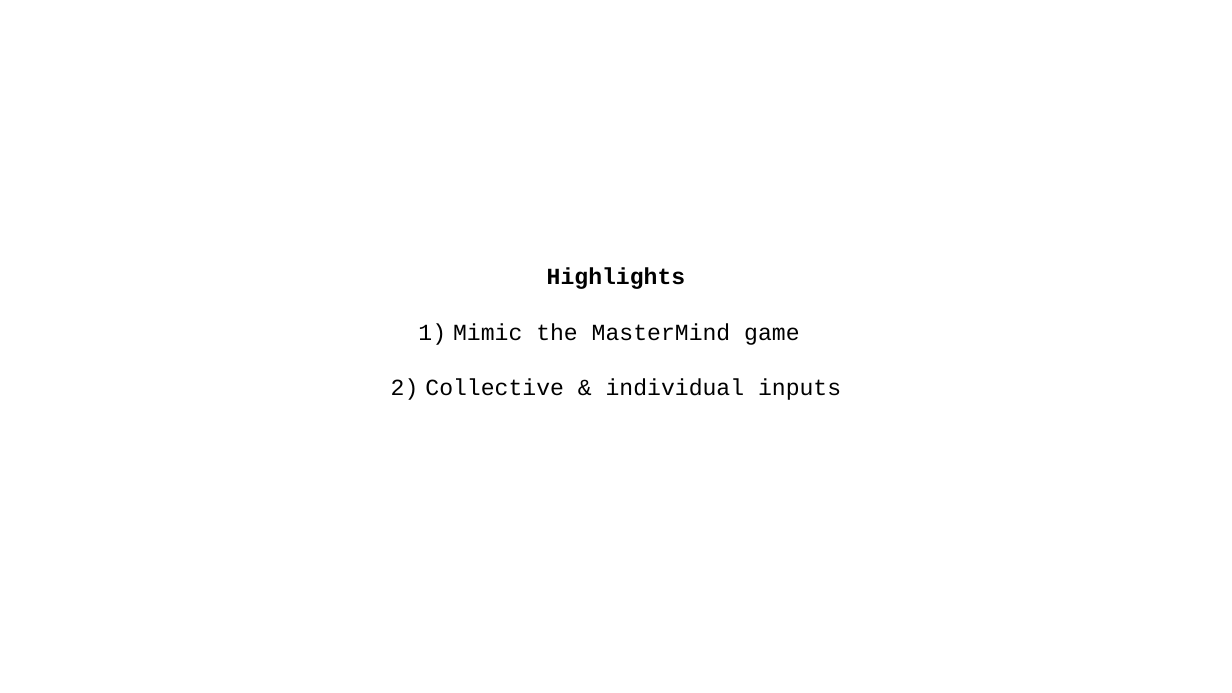
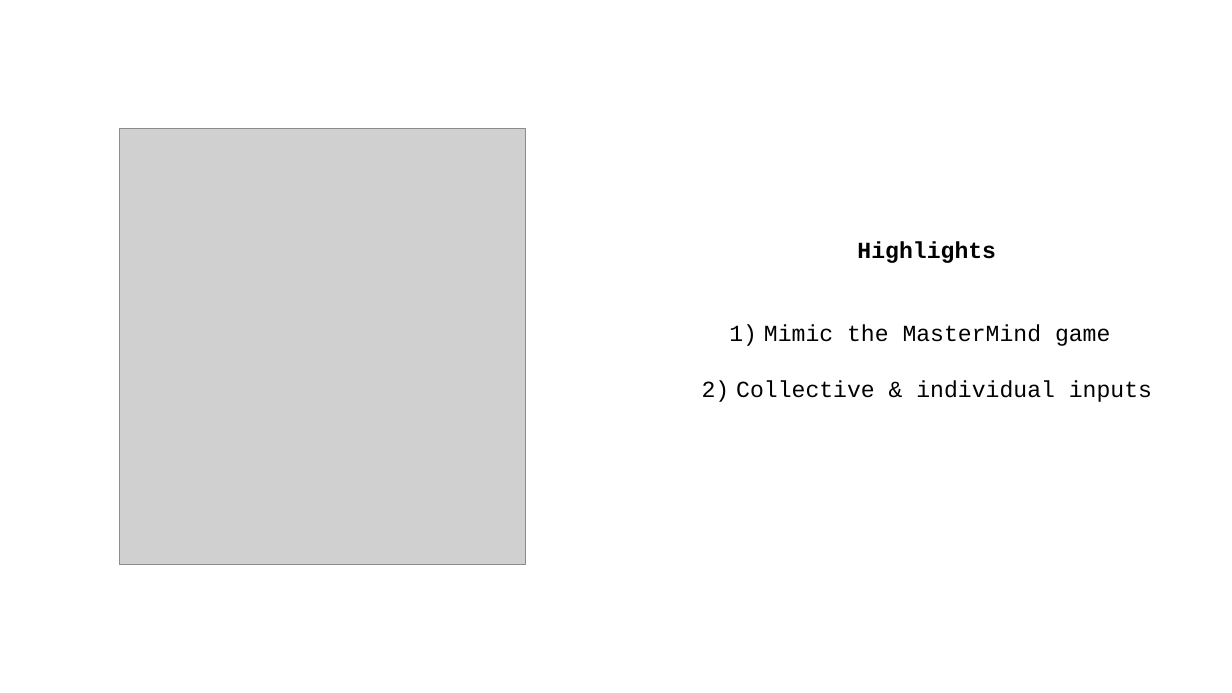
Before and after one commit to shinanna/Game_Coding, a slide deck: slide 5 of Masters MasterMind.pptx. Drawn at 1232x693 pixels with LibreOffice and Linux fonts; fonts in the diff are those of the drawing; grey boxes stand for pictures. Boxes give left, top, right and bottom in pixels: in the first picture for what was removed or moved away, otherwise in the second. Text is boxed around its words. In the diff, an @@ line names an element or a change of style, - is before the commit and + after.

Commit message:
Final version

```diff
--- a/Masters MasterMind.pptx
+++ b/Masters MasterMind.pptx
@@ text "Highlights" rewrapped from [425, 268, 841, 400] to [736, 241, 1152, 402] @@
@@ picture added at [119, 128, 526, 565] @@
```
Also in this commit, not shown: 3 other slides changed.
